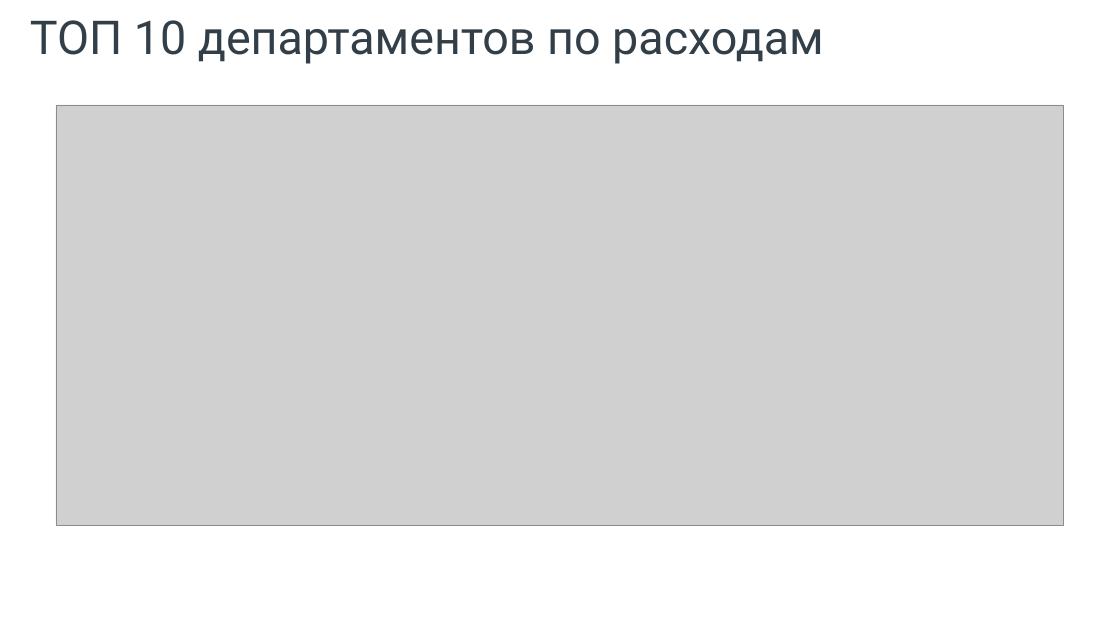
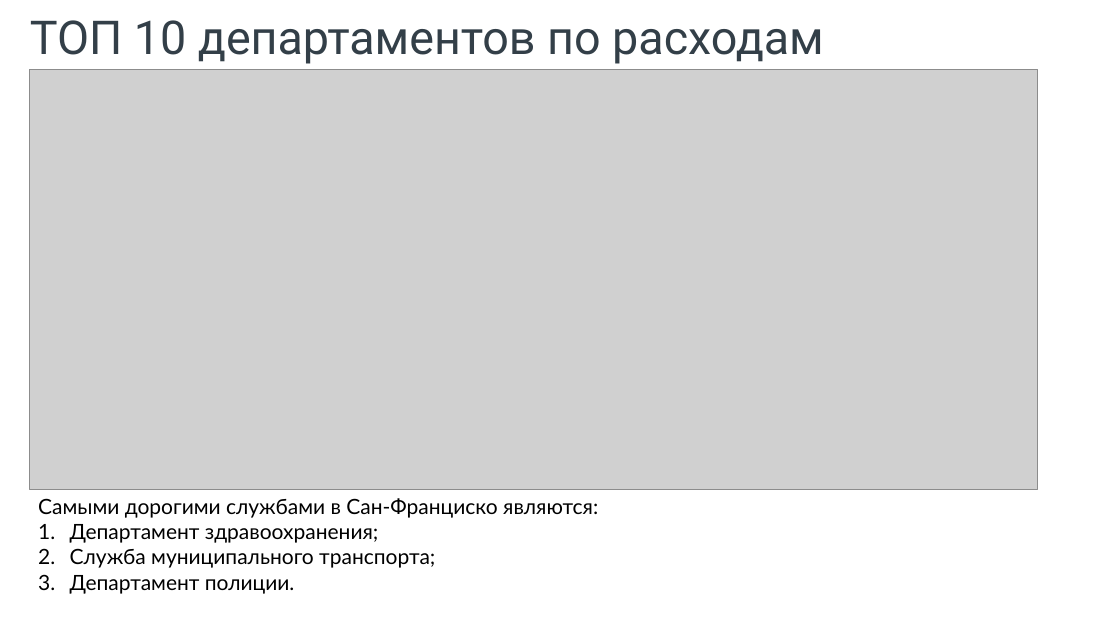
Before and after one commit to temasty/Project, a slide deck: slide 5 of Молодык_А_А.pptx. Drawn at 1120x630 pixels with LibreOffice and Linux fonts; fonts in the diff are those of the drawing; grey boxes stand for pictures; background and template pictures are left out. Boxes give left, top, right and bottom in pixels: in the first picture for what was removed or moved away, otherwise in the second. Text is boxed around its words. In the diff, an @@ line names an element or a change of style, - is before the commit and + after.

```diff
--- a/Молодык_А_А.pptx
+++ b/Молодык_А_А.pptx
@@ picture: place and size @@
-picture at [56, 105, 1065, 525]
+picture at [30, 70, 1038, 490]
@@ text added at [38, 498, 598, 594], 18 pt, text #000000 @@
+Самыми дорогими службами в Сан-Франциско являются:
+1. Департамент здравоохранения;
+2. Служба муниципального транспорта;
+3. Департамент полиции.
```
Also in this commit, not shown: 5 other slides changed, 4 slides added, 2 slides removed.
